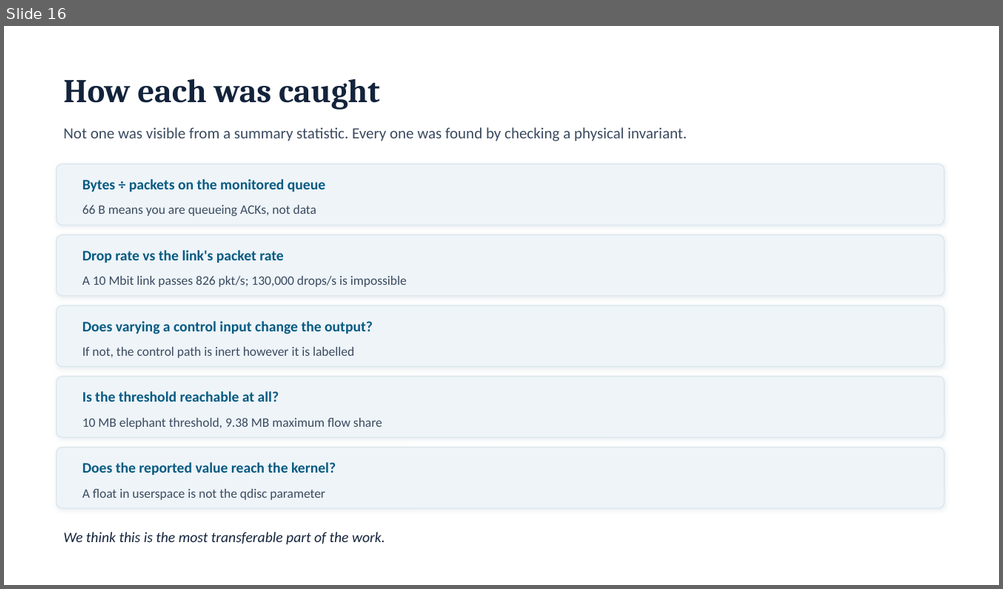
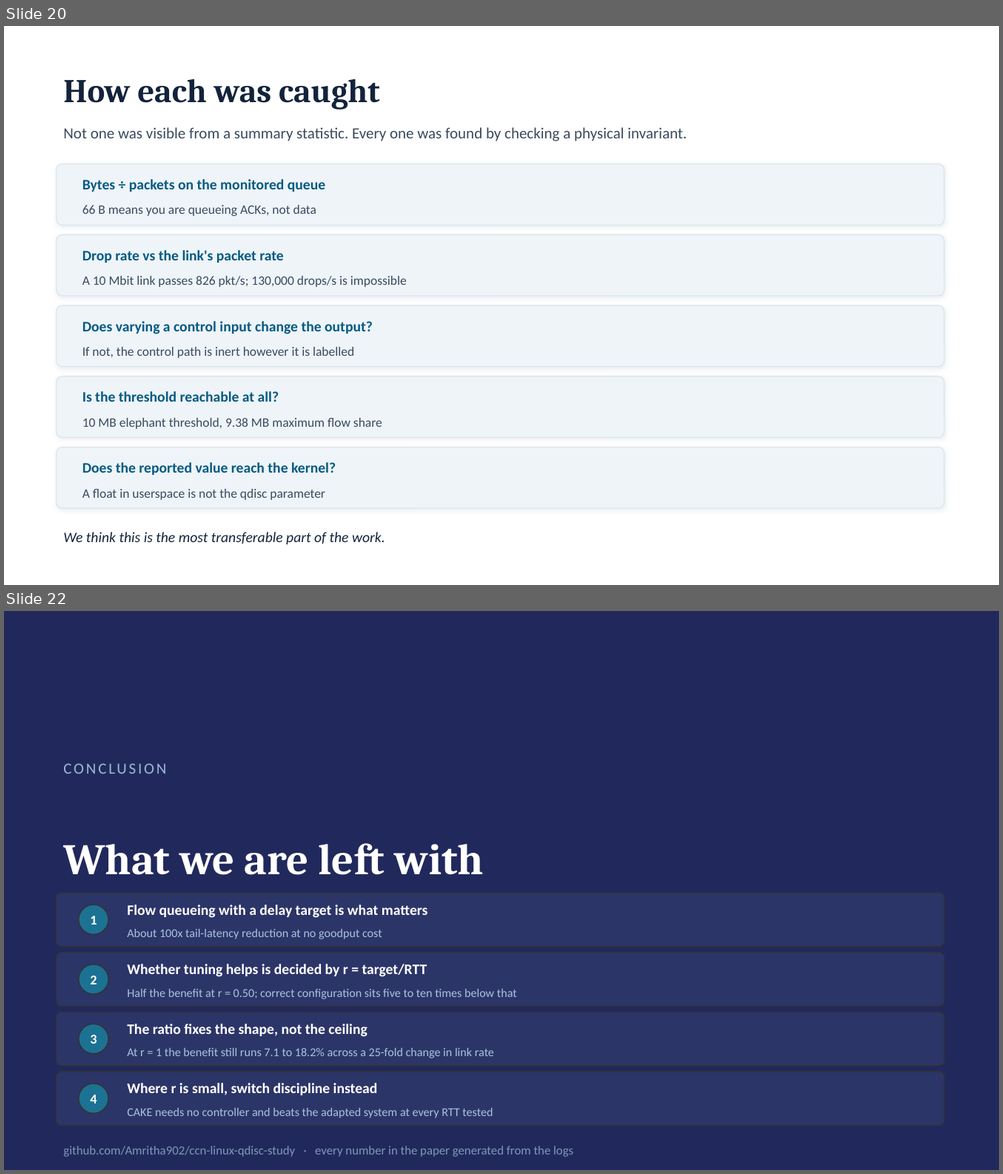
Before and after one commit to Amritha902/ccn-linux-qdisc-study, a slide deck: deck/ACAPE_2026.pptx. Shown one above the other, each under a label of ours: slide 16 before the commit, slides 20 and 22 after it; the slides between them are not shown. The pictures are 1003x589 and 1003x1174 pixels, drawn with LibreOffice and Linux fonts; fonts in the diff are those of the drawing. Boxes give left, top, right and bottom in pixels: in the first picture for what was removed or moved away, otherwise in the second. Text is boxed around its words. In the diff, an @@ line names an element or a change of style, - is before the commit and + after.

```diff
--- a/deck/ACAPE_2026.pptx
+++ b/deck/ACAPE_2026.pptx
@@ slide 22 added at (4,611,999,1170), background #21295C @@
@@ text added at (63,763,166,774), 15 pt, text #9DB8D6 @@
+CONCLUSION
@@ text added at (63,843,484,875), 42 pt, text #FFFFFF, bold @@
+What we are left with
@@ rounded rectangle added at (57,893,944,947), fill #2C3568, outline #333333 1 pt @@
@@ ellipse added at (79,905,108,935), fill #1C7293, outline #333333 1 pt @@
@@ text added at (90,916,96,925), 13 pt, text #FFFFFF, bold @@
+1
@@ text added at (127,905,428,918), 14 pt, text #FFFFFF, bold @@
+Flow queueing with a delay target is what matters
@@ text added at (127,929,382,940), 11.5 pt, text #A9C3DE @@
+About 100x tail-latency reduction at no goodput cost
@@ rounded rectangle added at (57,953,944,1006), fill #2C3568, outline #333333 1 pt @@
@@ ellipse added at (79,965,108,994), fill #1C7293, outline #333333 1 pt @@
@@ text added at (127,964,427,977), 14 pt, text #FFFFFF, bold @@
+Whether tuning helps is decided by r = target/RTT
@@ text added at (90,976,96,985), 13 pt, text #FFFFFF, bold @@
+2
@@ text added at (127,989,517,999), 11.5 pt, text #A9C3DE @@
+Half the benefit at r = 0.50; correct configuration sits five to ten times below that
@@ rounded rectangle added at (57,1012,944,1066), fill #2C3568, outline #333333 1 pt @@
@@ ellipse added at (79,1025,108,1054), fill #1C7293, outline #333333 1 pt @@
@@ text added at (127,1024,367,1037), 14 pt, text #FFFFFF, bold @@
+The ratio fixes the shape, not the ceiling
@@ text added at (90,1035,96,1044), 13 pt, text #FFFFFF, bold @@
+3
@@ text added at (127,1048,494,1059), 11.5 pt, text #A9C3DE @@
+At r = 1 the benefit still runs 7.1 to 18.2% across a 25-fold change in link rate
@@ rounded rectangle added at (57,1072,944,1126), fill #2C3568, outline #333333 1 pt @@
@@ ellipse added at (79,1084,108,1114), fill #1C7293, outline #333333 1 pt @@
@@ text added at (90,1095,96,1104), 13 pt, text #FFFFFF, bold @@
+4
@@ text added at (127,1083,378,1096), 14 pt, text #FFFFFF, bold @@
+Where r is small, switch discipline instead
@@ text added at (127,1108,492,1119), 11.5 pt, text #A9C3DE @@
+CAKE needs no controller and beats the adapted system at every RTT tested
@@ text added at (63,1146,573,1157), 12 pt, text #7F97B8 @@
+github.com/Amritha902/ccn-linux-qdisc-study · every number in the paper generated from the logs
@@ what was slide 16 is now slide 20 @@
```
Also in this commit, not shown: 2 slides changed, 4 other slides added, 1 slide removed, 3 other files.
